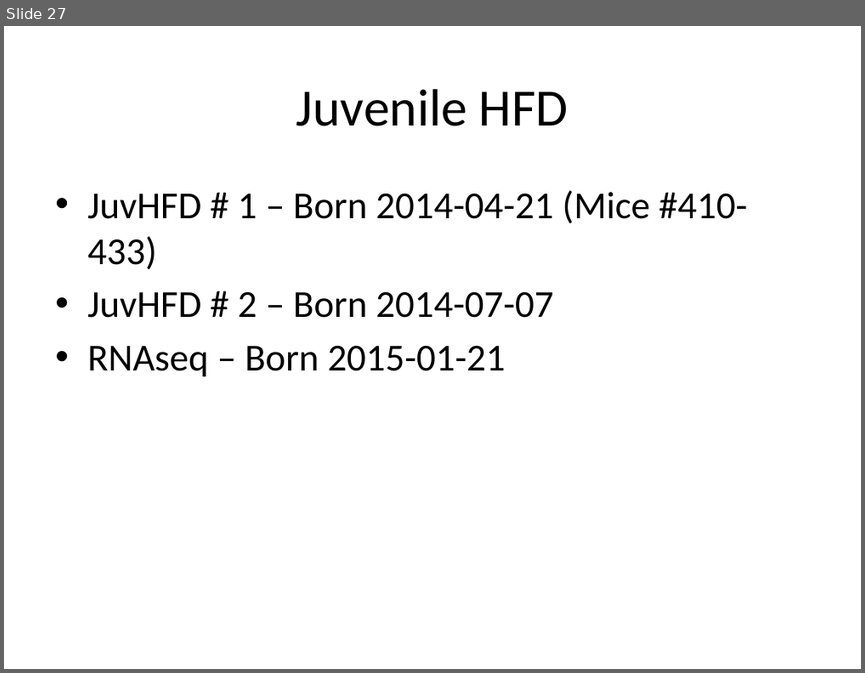
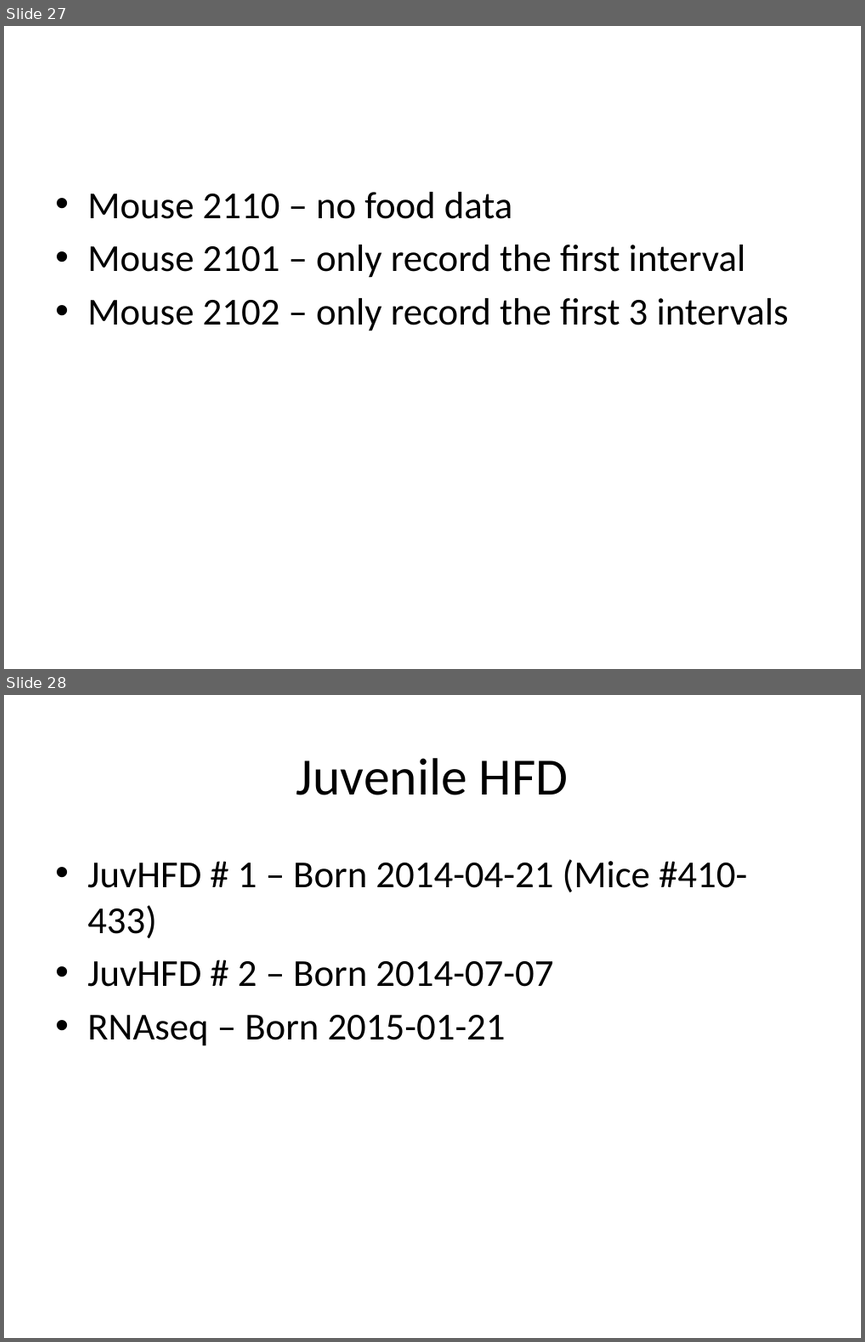
Before and after one commit to BridgesLab/PredictorsDietInducedObesity, a slide deck: ResultsSlides.pptx. Shown one above the other, each under a label of ours: slide 27 before the commit, slides 27 and 28 after it. The pictures are 865x673 and 865x1342 pixels, drawn with LibreOffice and Linux fonts; fonts in the diff are those of the drawing. Boxes give left, top, right and bottom in pixels: in the first picture for what was removed or moved away, otherwise in the second. Text is boxed around its words. In the diff, an @@ line names an element or a change of style, - is before the commit and + after.

```diff
--- a/ResultsSlides.pptx
+++ b/ResultsSlides.pptx
@@ slide 27 added at [4,26,861,669], background #FFFFFF @@
@@ text added at [87,192,789,331], 32 pt, text #000000 @@
+• Mouse 2110 – no food data
+• Mouse 2101 – only record the first interval
+• Mouse 2102 – only record the first 3 intervals
@@ what was slide 27 is now slide 28 @@
```
Also in this commit, not shown: 1 other slide added, 1 slide removed.
